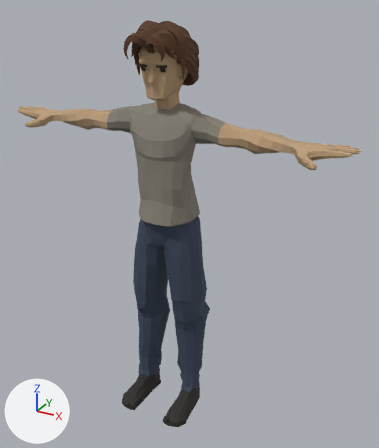
Two versions of the glTF model public/cpx/models/candidates/cand2_quaternius_man.glb, one commit apart.
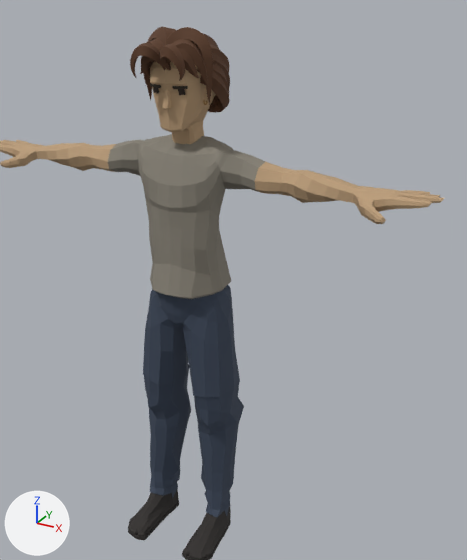
The first picture shows the older version from a 50 mm lens placed at (1.18, -1.991, 1.972), pointed at (0.095, -0.019, 0.986). The close-ups show the older and then the newer version on the part from 7% to 100% of the width and 0% to 95% of the height of that picture. Only the edits that show in the close-ups are written down. Arrows for +X, +Y and +Z are at lower left; the lights stay in place. Where no turn or scale is listed for an object, it has been applied to the vertices. Vertices at exactly the same position are counted once.

Names of what the first close-up shows: 'Beach_Body', 'Beach_Feet', 'Beach_Head', 'Beach_Legs'.
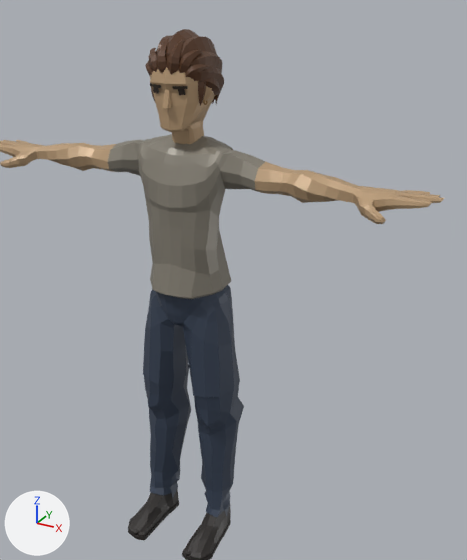
Changed parts and their boxes (x1, y1, x2, y2) in the close-ups (467 x 560 px):
```json
{"object": "Beach_Head", "change": "reshaped", "before": [130, 27, 230, 144], "after": [145, 29, 224, 144], "on screen": "21% narrower"}
{"part": 1, "of": "me_beach_head", "change": "rebuilt", "before": [200, 71, 230, 113], "after": [205, 78, 220, 95]}
{"part": 2, "of": "me_beach_head", "change": "added", "after": [156, 38, 169, 74]}
{"part": 3, "of": "me_beach_head", "change": "added", "after": [145, 61, 153, 75]}
{"part": 4, "of": "me_beach_head", "change": "added", "after": [149, 48, 157, 72]}
{"part": 5, "of": "me_beach_head", "change": "added", "after": [167, 39, 184, 75]}
{"part": 6, "of": "me_beach_head", "change": "added", "after": [185, 64, 210, 79]}
{"part": 7, "of": "me_beach_head", "change": "cut back", "before": [130, 27, 230, 112], "after": [148, 29, 224, 106]}
```

Scene script edits in JSON lines:
```json
{"op": "set", "path": "mat_pants.roughness", "old": "0.85", "new": "0.45"}
{"op": "set", "path": "mat_shoes.roughness", "old": "0.85", "new": "0.45"}
{"op": "set", "path": "mat_skin.roughness", "old": "0.85", "new": "0.45"}
{"op": "set", "path": "mat_lightbrown.roughness", "old": "0.85", "new": "0.45"}
{"op": "set", "path": "mat_shirt.roughness", "old": "0.85", "new": "0.45"}
{"op": "set", "path": "mat_eye.roughness", "old": "0.85", "new": "0.45"}
{"op": "set", "path": "mat_earrings.roughness", "old": "0.85", "new": "0.45"}
{"op": "set", "path": "mat_earrings.metallic", "old": "0.0", "new": "0.15"}
{"op": "add", "block": "mat_hair_swapped", "code": ["mat_hair_swapped = principled_material('Hair_swapped')", "mat_hair_swapped.base_color = (0.102, 0.0423, 0.0176)  # brown #5a3a24", "mat_hair_swapped.metallic = 0.15", "mat_hair_swapped.roughness = 0.45"]}
{"block": "me_beach_head", "where": "# used by ob_beach_head; location = (0.0, 0.0, 0.0)"}
{"op": "remove", "block": "me_beach_head", "code": "me_beach_head.from_pydata(...)  # 2514 vertices, 4836 faces; spans x -0.125..0.128, y -0.235..0.094, z 1.441..1.874"}
{"op": "add", "block": "me_beach_head", "code": "me_beach_head.from_pydata(...)  # 1104 vertices, 2060 faces; spans x -0.114..0.114, y -0.175..0.087, z 1.441..1.866"}
{"block": "me_beach_head", "change": "me_beach_head part 1: the loose piece of 96 vertices spanning x 0.045..0.128, y -0.12..0.049, z 1.611..1.775 is rebuilt with 45 vertices and now spans x 0.053..0.109, y -0.112..0.031, z 1.667..1.751, in mat_hair_swapped (brown #5a3a24)"}
{"block": "me_beach_head", "change": "me_beach_head part 2: a new loose piece of 33 vertices spanning x -0.041..0.009, y -0.169..-0.101, z 1.736..1.841, in mat_hair_swapped (brown #5a3a24)"}
{"block": "me_beach_head", "change": "me_beach_head part 3: a new loose piece of 33 vertices spanning x -0.111..-0.034, y -0.151..-0.087, z 1.719..1.774, in mat_hair_swapped (brown #5a3a24)"}
{"block": "me_beach_head", "change": "me_beach_head part 4: a new loose piece of 33 vertices spanning x -0.086..-0.02, y -0.158..-0.084, z 1.736..1.812, in mat_hair_swapped (brown #5a3a24)"}
{"block": "me_beach_head", "change": "me_beach_head part 5: a new loose piece of 33 vertices spanning x -0.01..0.041, y -0.169..-0.101, z 1.736..1.841, in mat_hair_swapped (brown #5a3a24)"}
{"block": "me_beach_head", "change": "me_beach_head part 6: a new loose piece of 33 vertices spanning x 0.034..0.111, y -0.151..-0.087, z 1.719..1.774, in mat_hair_swapped (brown #5a3a24)"}
{"block": "me_beach_head", "change": "me_beach_head part 7: 98 vertices moved from x -0.005..0.125, y -0.21..0.06, z 1.615..1.838 to x -0.098..0.114, y -0.149..0.066, z 1.651..1.846; 1849 vertices removed from x -0.125..0.127, y -0.235..0.094, z 1.603..1.874; 388 vertices added at x -0.109..0.113, y -0.159..0.087, z 1.625..1.866"}
{"block": "me_beach_head", "change": "other edits to the shape of me_beach_head do not show in these pictures"}
{"op": "remove", "block": "me_beach_head", "code": "me_beach_head.materials.append(mat_hair_old)  # brown #5a3a24"}
{"op": "add", "block": "me_beach_head", "code": "me_beach_head.materials.append(mat_hair_swapped)  # brown #5a3a24"}
```
